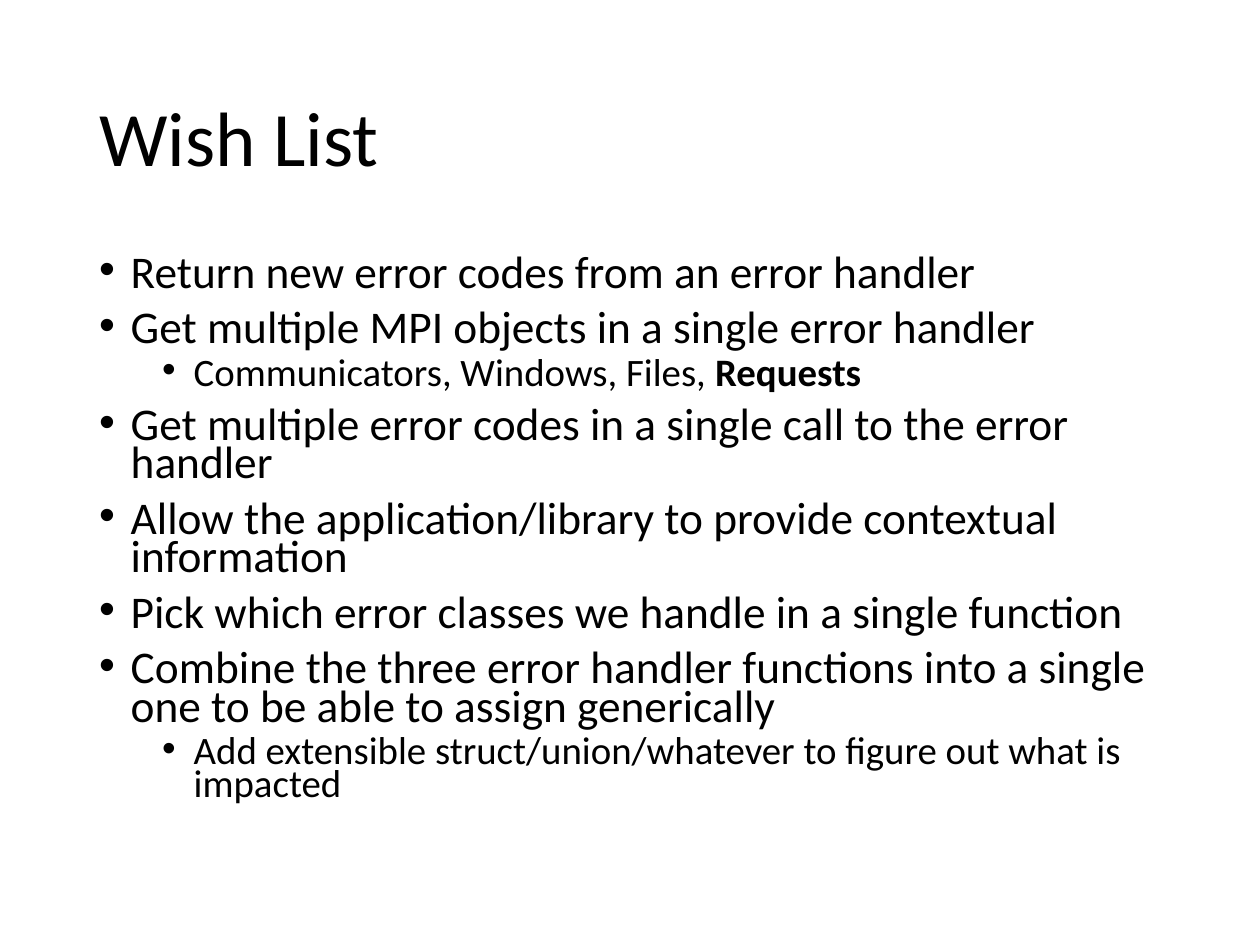
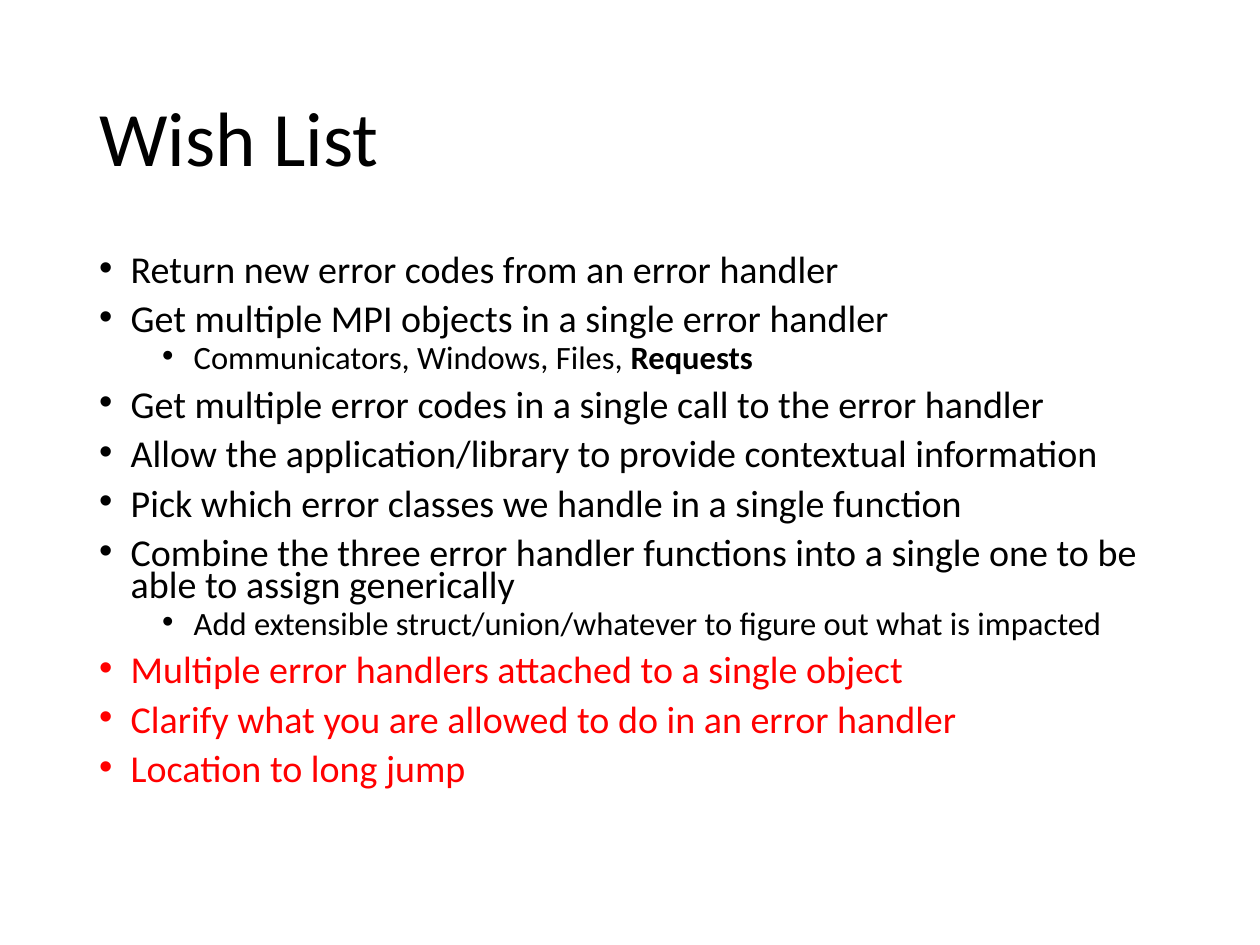
Before and after one commit to mpiwg-ft/ft-issues, a slide deck: slide 3 of slides/2016-03-01-FTWG-Error-Handlers.pptx. Drawn at 1260x945 pixels with LibreOffice and Linux fonts; fonts in the diff are those of the drawing. Boxes give left, top, right and bottom in pixels: in the first picture for what was removed or moved away, otherwise in the second. Text is boxed around its words. In the diff, an @@ line names an element or a change of style, - is before the commit and + after.

```diff
--- a/slides/2016-03-01-FTWG-Error-Handlers.pptx
+++ b/slides/2016-03-01-FTWG-Error-Handlers.pptx
@@ text at [131,256,1137,641]: size 25.9 to 21.7 pt in "Return new error codes from an error ...", "Get multiple MPI objects in a single ...", "Get multiple error codes in a single ...", "Allow the application/library to provide contextual informat ..." and 2 more places; size 22.2 to 18.6 pt in "Communicators, Windows, Files, Requests", "Add extensible struct/union/whatever to figure out what ..." @@
@@ text at [131,656,956,789]: paragraphs added @@
+• Multiple error handlers attached to a single object
+• Clarify what you are allowed to do in an error handler
+• Location to long jump
```
Also in this commit, not shown: 4 other slides changed, 2 slides added.
